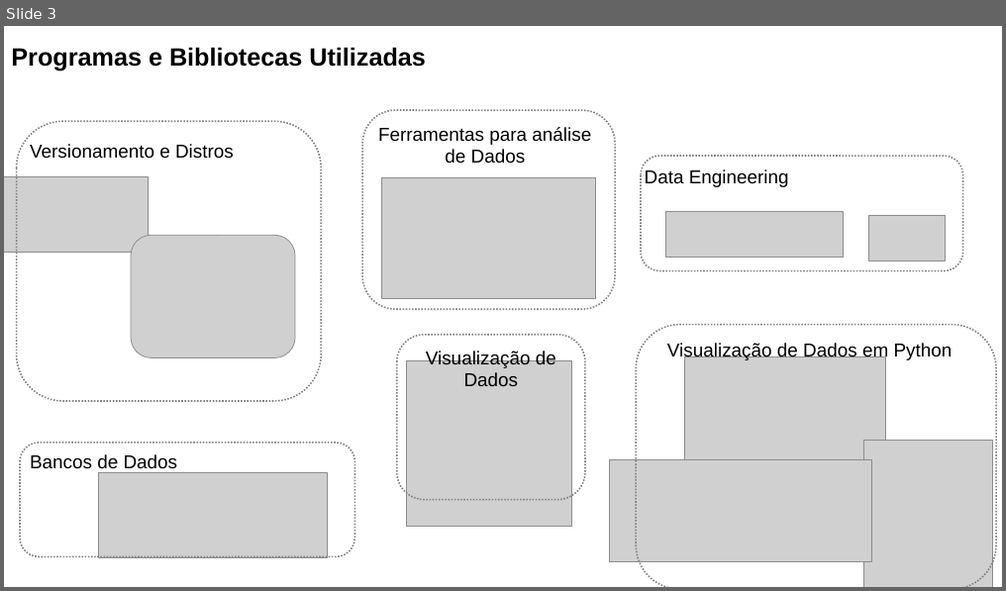
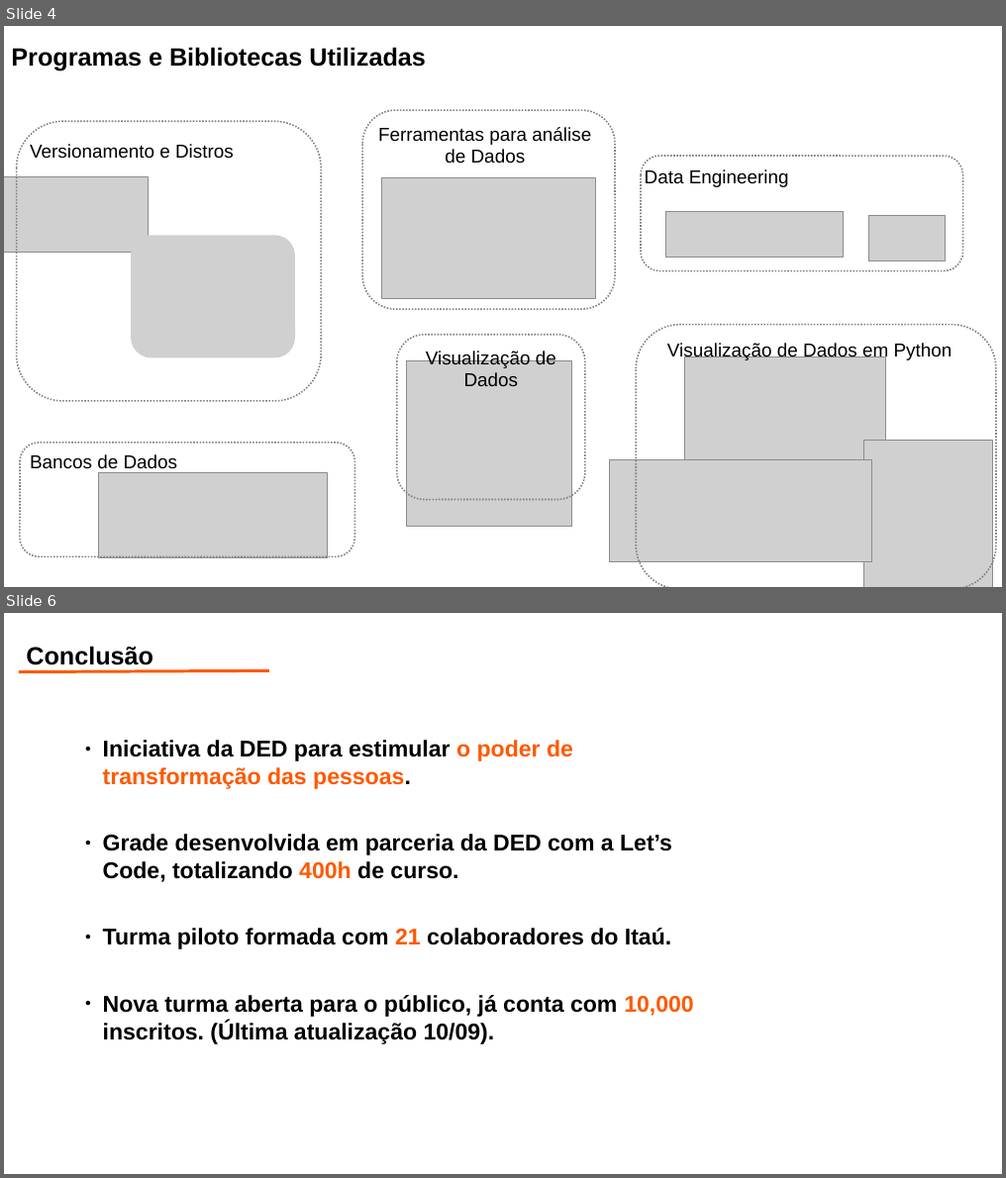
Before and after one commit to zgiuliana/bootcamp_itau_dados, a slide deck: bootcamp.pptx. Shown one above the other, each under a label of ours: slide 3 before the commit, slides 4 and 6 after it; the slides between them are not shown. The pictures are 1006x591 and 1006x1178 pixels, drawn with LibreOffice and Linux fonts; fonts in the diff are those of the drawing; grey boxes stand for pictures; background and template pictures are left out. Boxes give left, top, right and bottom in pixels: in the first picture for what was removed or moved away, otherwise in the second. Text is boxed around its words. In the diff, an @@ line names an element or a change of style, - is before the commit and + after.

```diff
--- a/bootcamp.pptx
+++ b/bootcamp.pptx
@@ slide 6 added at box(4, 613, 1002, 1174), background #FFFFFF @@
@@ line added from (19, 672) to (269, 670), #FF5900 2.83 pt @@
@@ text added at box(26, 646, 153, 670), 24 pt, text #000000, bold @@
+Conclusão
@@ text added at box(103, 740, 693, 1045), 22 pt, text #000000, bold @@
+● Iniciativa da DED para estimular o poder de transformação das pessoas.
+● Grade desenvolvida em parceria da DED com a Let’s Code, totalizando 400h de curso.
+● Turma piloto formada com 21 colaboradores do Itaú.
+● Nova turma aberta para o público, já conta com 10,000 inscritos. (Última atualização 10/09).
@@ what was slide 3 is now slide 4 @@
@@ slide 4 changed as well @@
@@ rounded rectangle at box(17, 121, 322, 401): proportions changed @@
```
Also in this commit, not shown: 1 other slide changed, 3 other slides added, 2 slides removed.
